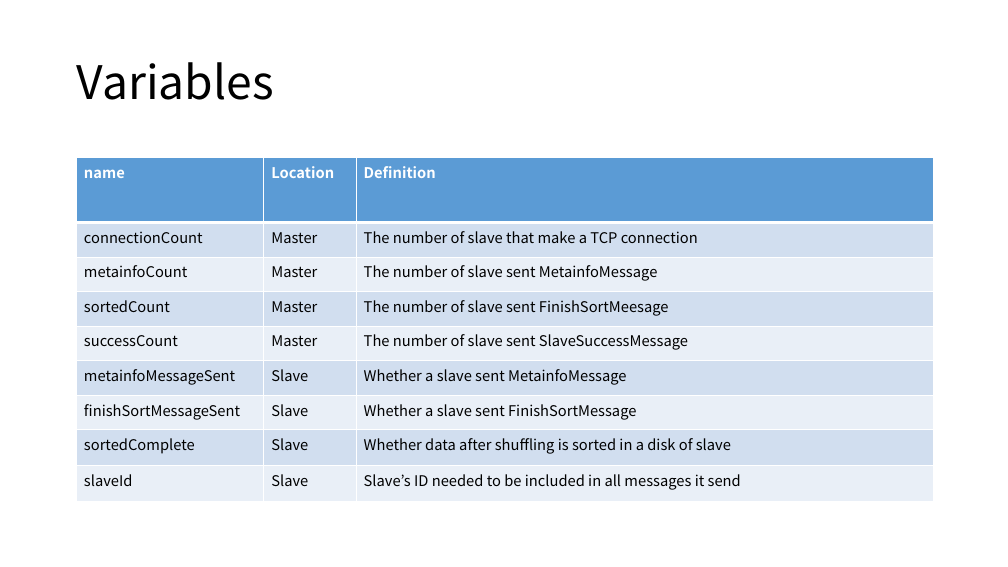
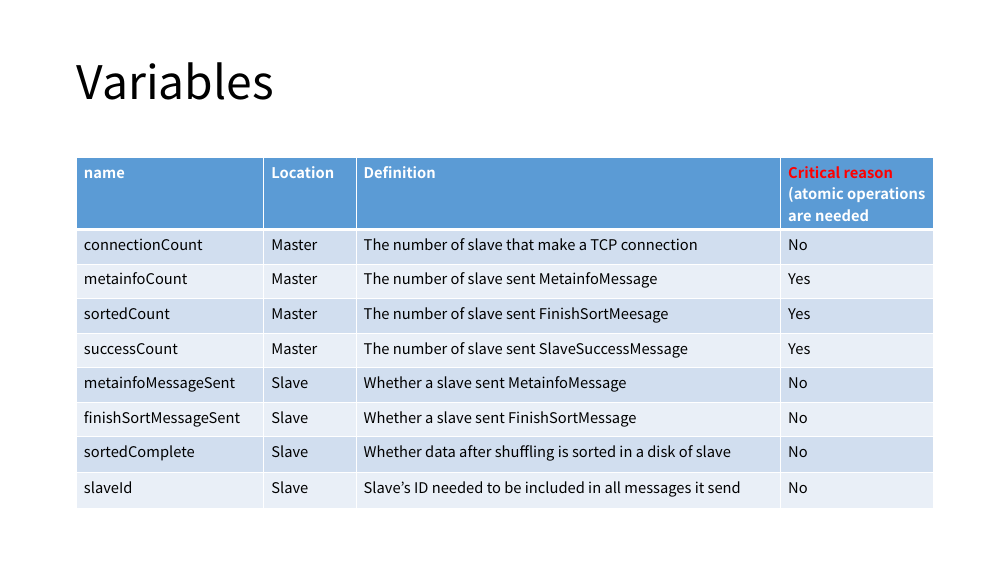
Before and after one commit to GNUp/cs434-doc, a slide deck: slide 17 of project2.pptx. Drawn at 1008x567 pixels with LibreOffice and Linux fonts; fonts in the diff are those of the drawing. Boxes give left, top, right and bottom in pixels: in the first picture for what was removed or moved away, otherwise in the second. Text is boxed around its words. In the diff, an @@ line names an element or a change of style, - is before the commit and + after.

```diff
--- a/project2.pptx
+++ b/project2.pptx
@@ table at [76,158,934,502] @@
+column 4: Critical reason (atomic operations are needed | No | Yes | Yes | Yes | No | No | No | No
```
Also in this commit, not shown: 5 other slides changed, 3 slides added.
